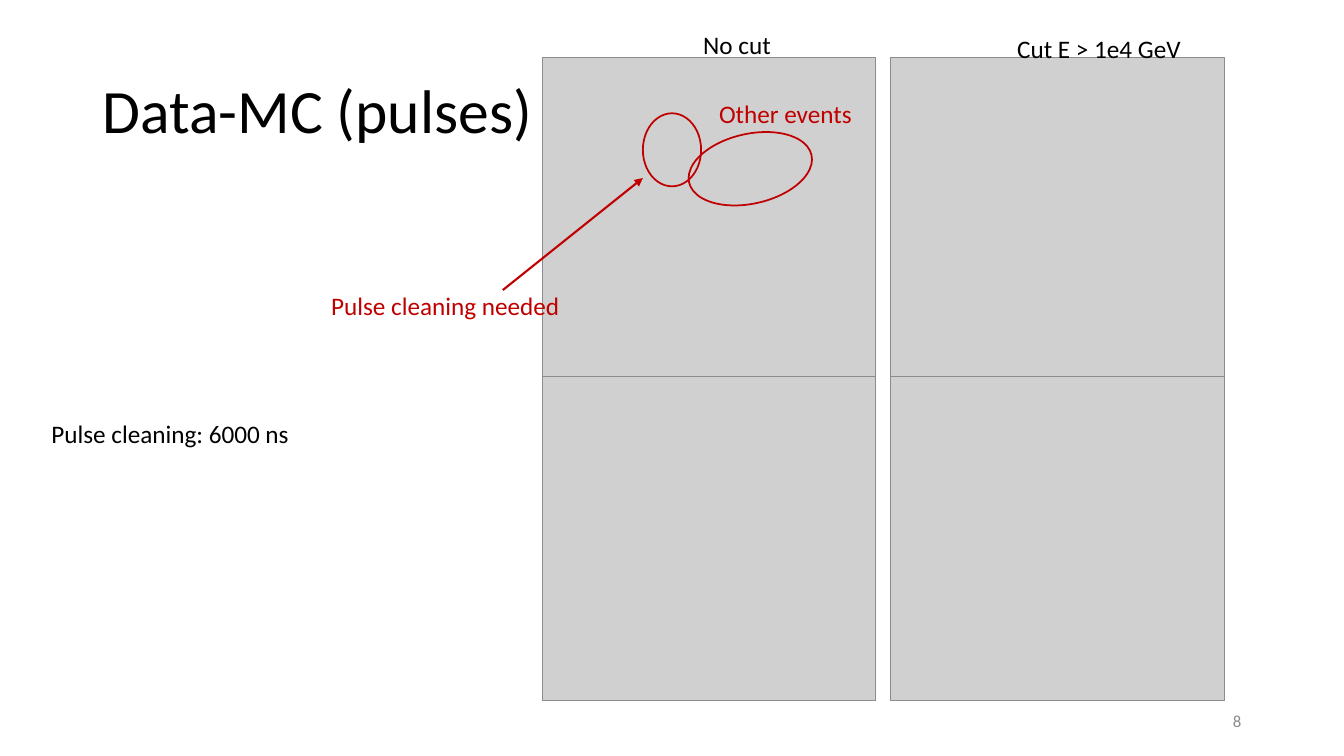
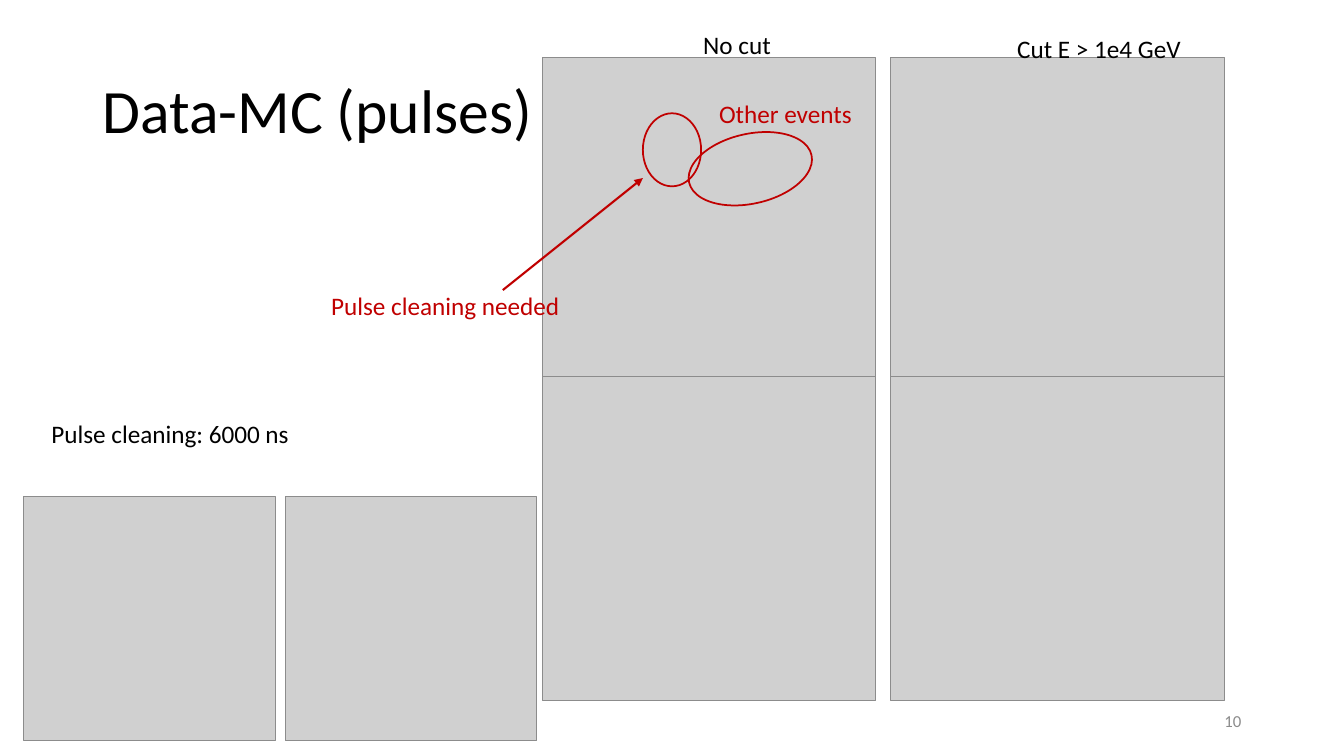
Before and after one commit to pascalgutjahr/presentations, a slide deck: slide 11 of cr_group/prompt_20230831.pptx (slide 9 before the commit). Drawn at 1344x756 pixels with LibreOffice and Linux fonts; fonts in the diff are those of the drawing; grey boxes stand for pictures. Boxes give left, top, right and bottom in pixels: in the first picture for what was removed or moved away, otherwise in the second. Text is boxed around its words. In the diff, an @@ line names an element or a change of style, - is before the commit and + after.

```diff
--- a/cr_group/prompt_20230831.pptx
+++ b/cr_group/prompt_20230831.pptx
@@ picture added at box(24, 497, 276, 741) @@
@@ picture added at box(285, 497, 537, 741) @@
@@ page number at box(1224, 716, 1241, 727): text changed @@
-8
+10
```
Also in this commit, not shown: 4 other slides changed, 8 slides added.
